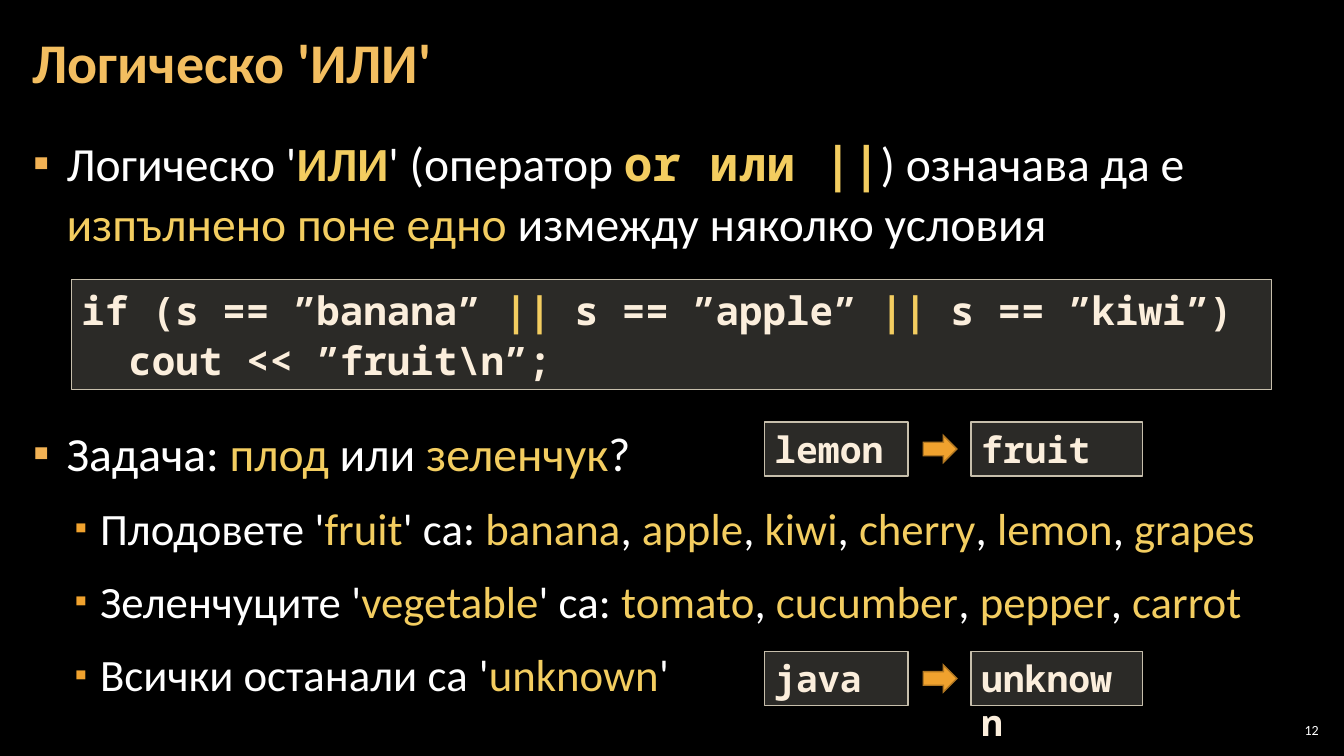
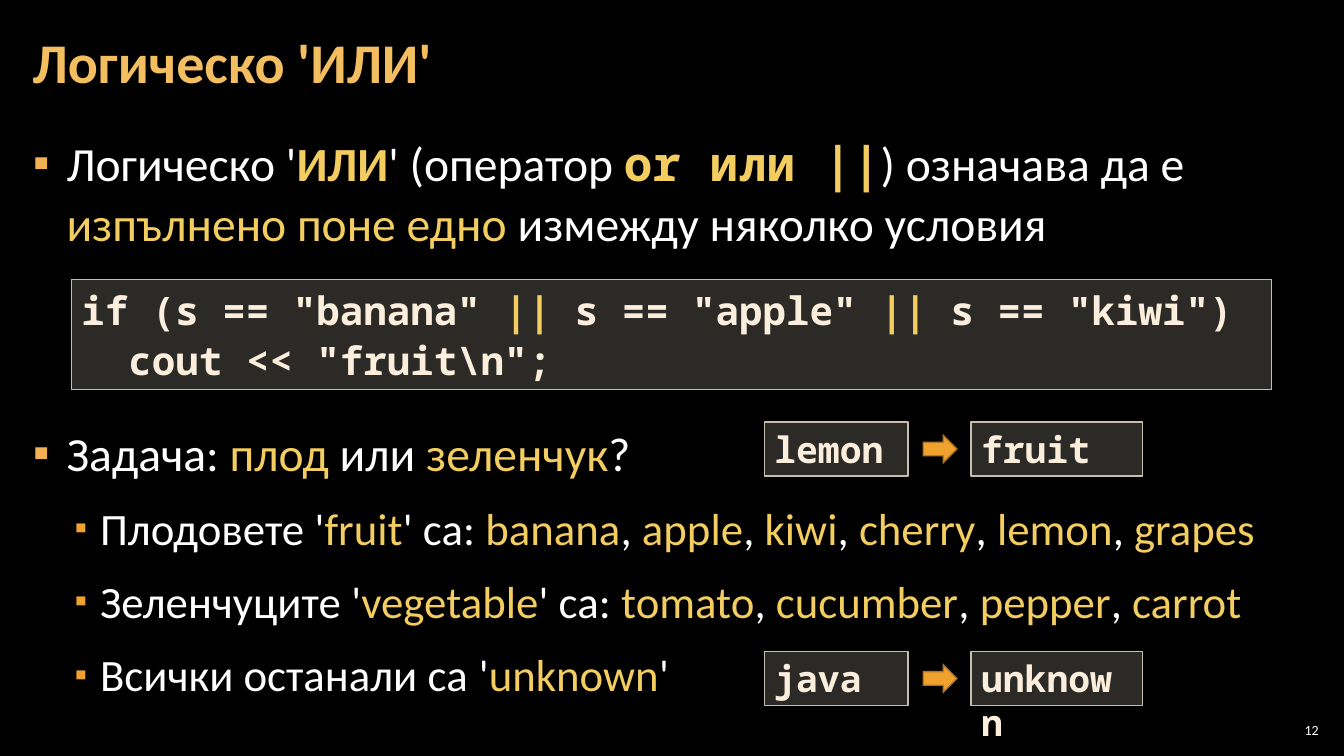
Before and after one commit to Software-University/C-plus-plus, a slide deck: slide 12 of 4. Complex-Conditions/4. Complex-Conditions.pptx. Drawn at 1344x756 pixels with LibreOffice and Linux fonts; fonts in the diff are those of the drawing; background and template pictures are left out. Boxes give left, top, right and bottom in pixels: in the first picture for what was removed or moved away, otherwise in the second. Text is boxed around its words. In the diff, an @@ line names an element or a change of style, - is before the commit and + after.

```diff
--- a/4. Complex-Conditions/4. Complex-Conditions.pptx
+++ b/4. Complex-Conditions/4. Complex-Conditions.pptx
@@ text in rectangle at <box>81,294,1232,381</box>: text changed @@
-if (s == ”banana” || s == ”apple” || s == ”kiwi”)
-cout << ”fruit\n”;
+if (s == "banana" || s == "apple" || s == "kiwi")
+cout << "fruit\n";
```
Also in this commit, not shown: 11 other slides changed, 5 other files.
